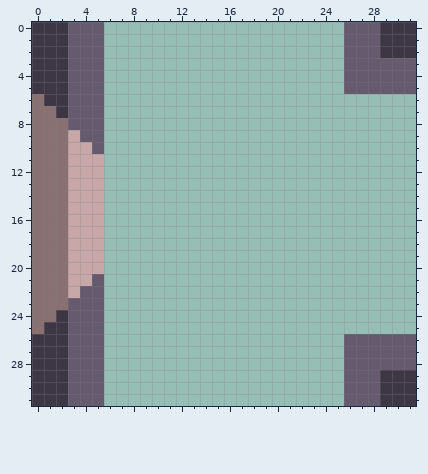
File history of a pixel-art sprite, sprites/blocks/distribution/tube-top-4.png. Above: the version before the commit.
The file is 32x32 pixels.
The result:
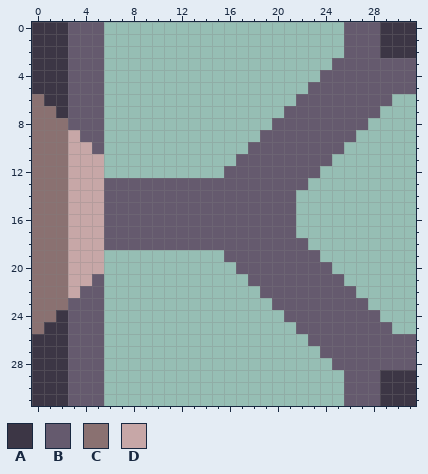
Palette (. is transparent): A #3c3645  B #655a6e  C #8a7171  D #c7a7a7
The edit:
@@ x 0..31 @@
  2 AAABBB....................BBBAAA
- 3 AAABBB....................BBBBBB
- 4 AAABBB....................BBBBBB
- 5 AAABBB....................BBBBBB
- 6 CAABBB..........................
- 7 CCABBB..........................
- 8 CCCBBB..........................
- 9 CCCDBB..........................
-10 CCCDDB..........................
-11 CCCDDD..........................
-12 CCCDDD..........................
-13 CCCDDD..........................
-14 CCCDDD..........................
-15 CCCDDD..........................
-16 CCCDDD..........................
-17 CCCDDD..........................
-18 CCCDDD..........................
-19 CCCDDD..........................
-20 CCCDDD..........................
-21 CCCDDB..........................
-22 CCCDBB..........................
-23 CCCBBB..........................
-24 CCABBB..........................
-25 CAABBB..........................
-26 AAABBB....................BBBBBB
-27 AAABBB....................BBBBBB
-28 AAABBB....................BBBBBB
+ 3 AAABBB...................BBBBBBB
+ 4 AAABBB..................BBBBBBBB
+ 5 AAABBB.................BBBBBBBBB
+ 6 CAABBB................BBBBBBBB..
+ 7 CCABBB...............BBBBBBBB...
+ 8 CCCBBB..............BBBBBBBB....
+ 9 CCCDBB.............BBBBBBBB.....
+10 CCCDDB............BBBBBBBB......
+11 CCCDDD...........BBBBBBBB.......
+12 CCCDDD..........BBBBBBBB........
+13 CCCDDDBBBBBBBBBBBBBBBBB.........
+14 CCCDDDBBBBBBBBBBBBBBBB..........
+15 CCCDDDBBBBBBBBBBBBBBBB..........
+16 CCCDDDBBBBBBBBBBBBBBBB..........
+17 CCCDDDBBBBBBBBBBBBBBBB..........
+18 CCCDDDBBBBBBBBBBBBBBBBB.........
+19 CCCDDD..........BBBBBBBB........
+20 CCCDDD...........BBBBBBBB.......
+21 CCCDDB............BBBBBBBB......
+22 CCCDBB.............BBBBBBBB.....
+23 CCCBBB..............BBBBBBBB....
+24 CCABBB...............BBBBBBBB...
+25 CAABBB................BBBBBBBB..
+26 AAABBB.................BBBBBBBBB
+27 AAABBB..................BBBBBBBB
+28 AAABBB...................BBBBBBB
 29 AAABBB....................BBBAAA
